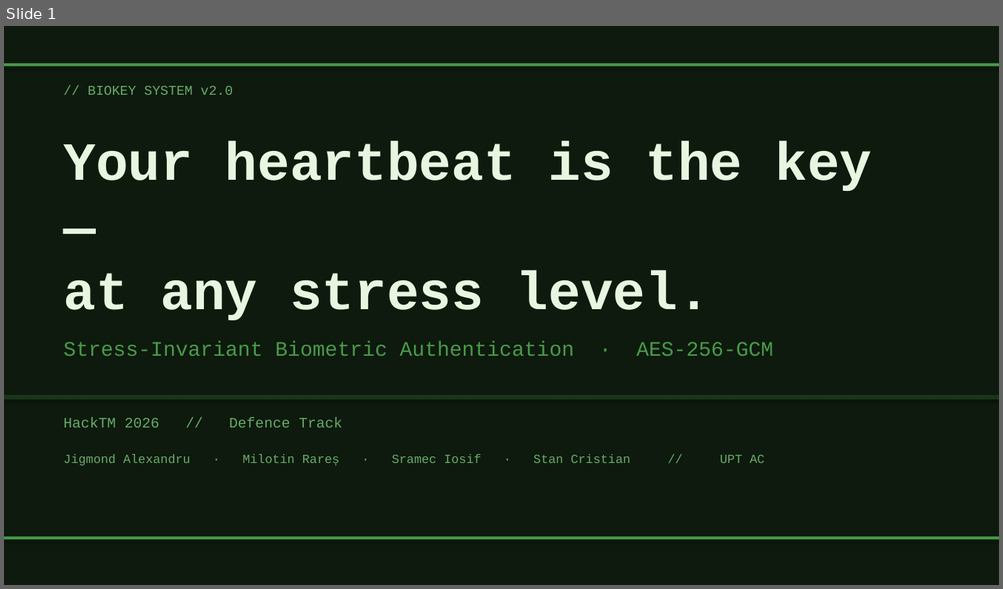
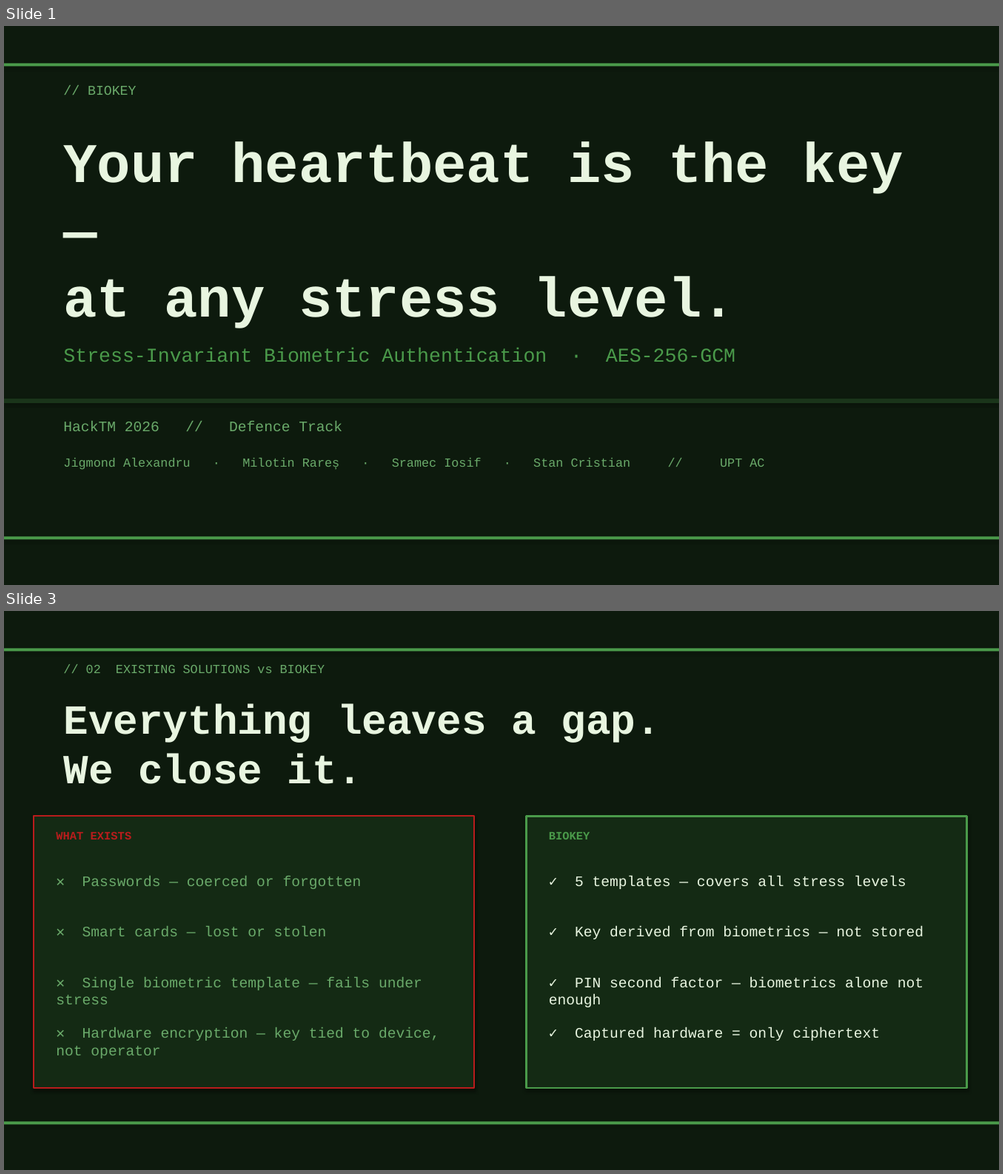
Before and after one commit to IosifSramec/biokey, a slide deck: BioKey_Presentation.pptx. Shown one above the other, each under a label of ours: slide 1 before the commit, slides 1 and 3 after it; the slides between them are not shown. The pictures are 1003x589 and 1003x1174 pixels, drawn with LibreOffice and Linux fonts; fonts in the diff are those of the drawing. Boxes give left, top, right and bottom in pixels: in the first picture for what was removed or moved away, otherwise in the second. Text is boxed around its words. In the diff, an @@ line names an element or a change of style, - is before the commit and + after.

```diff
--- a/BioKey_Presentation.pptx
+++ b/BioKey_Presentation.pptx
@@ slide 3 added at (4,611,999,1170), background #0D1A0D @@
@@ rectangle added at (4,648,999,651), fill #4A9A4A @@
@@ text added at (86,665,324,673), 12 pt, text #6AAA6A @@
+// 02 EXISTING SOLUTIONS vs BIOKEY
@@ text added at (63,704,660,784), 40 pt, text #E8F5E0, bold @@
+Everything leaves a gap.
+We close it.
@@ rectangle added at (34,816,474,1088), fill #142A14, outline #B91C1C 1.5 pt @@
@@ text added at (56,832,132,840), 11 pt, text #B91C1C, bold @@
+WHAT EXISTS
@@ rectangle added at (526,816,967,1088), fill #142A14, outline #4A9A4A 2 pt @@
@@ text added at (549,832,590,840), 11 pt, text #4A9A4A, bold @@
+BIOKEY
@@ text added at (82,876,361,889), 14 pt, text #6AAA6A @@
+✕ Passwords — coerced or forgotten
@@ text added at (575,876,906,889), 14 pt, text #E8F5E0 @@
+✓ 5 templates — covers all stress levels
@@ text added at (82,927,327,937), 14 pt, text #6AAA6A @@
+✕ Smart cards — lost or stolen
@@ text added at (575,927,923,940), 14 pt, text #E8F5E0 @@
+✓ Key derived from biometrics — not stored
@@ text added at (56,977,422,1005), 14 pt, text #6AAA6A @@
+✕ Single biometric template — fails under stress
@@ text added at (549,977,923,1008), 14 pt, text #E8F5E0 @@
+✓ PIN second factor — biometrics alone not enough
@@ text added at (56,1028,439,1059), 14 pt, text #6AAA6A @@
+✕ Hardware encryption — key tied to device, not operator
@@ text added at (575,1028,879,1041), 14 pt, text #E8F5E0 @@
+✓ Captured hardware = only ciphertext
@@ rectangle added at (4,1122,999,1125), fill #4A9A4A @@
@@ slide 1 changed as well @@
@@ text at (88,86,136,95): text changed @@
-// BIOKEY SYSTEM v2.0
+// BIOKEY
@@ text "Your heartbeat is the key ..." at (63,142,903,329): size 52 to 54 pt @@
@@ text "Stress-Invariant Biometric Authentication · AES-256-GCM": place and size @@
-text "Stress-Invariant Biometric Authentication · AES-256-GCM" at (63,341,773,356)
+text "Stress-Invariant Biometric Authentication · AES-256-GCM" at (63,349,735,362)
@@ text "Stress-Invariant Biometric Authentication · AES-256-GCM" at (63,349,735,362): size 20 to 19 pt @@
@@ 2 texts, 1 rectangle: place and size @@
-2 texts, 1 rectangle at (4,395,999,466)
+2 texts, 1 rectangle at (4,399,999,470)
```
Also in this commit, not shown: 1 other slide changed, 1 other slide added, 2 slides removed, 2 other files.
